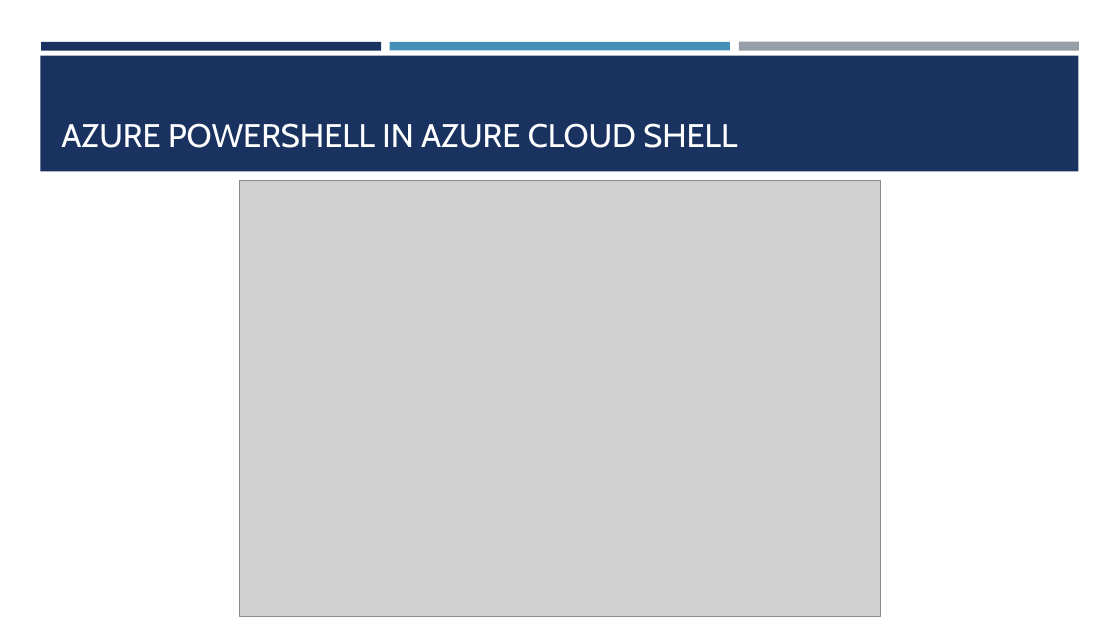
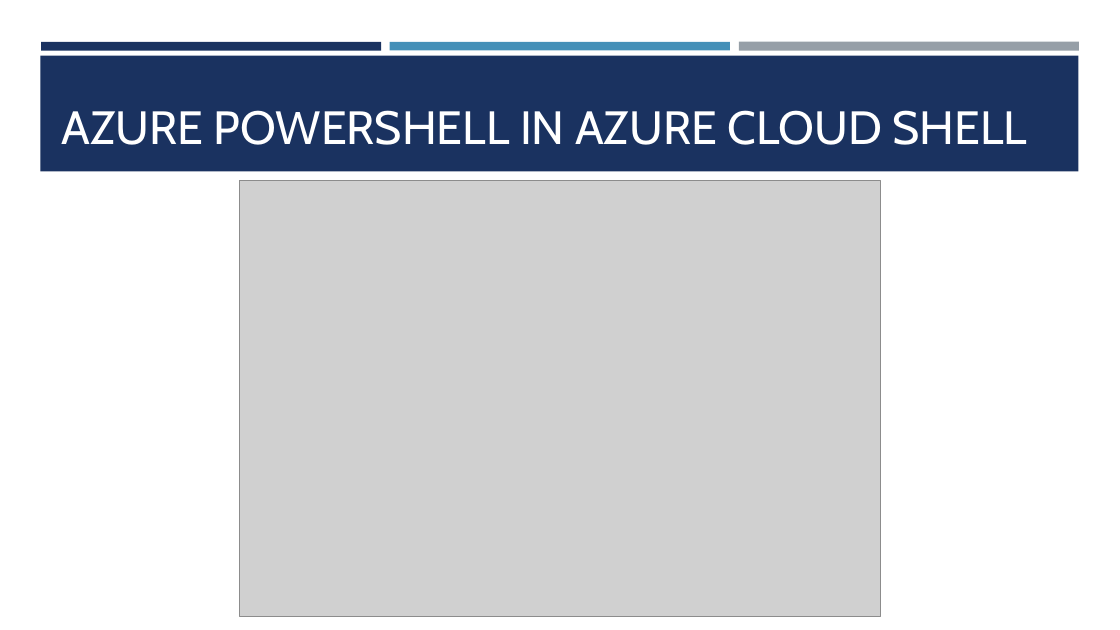
Before and after one commit to timothywarner/summer2019, a slide deck: slide 6 of psh on the river 2019/warner-az-commands-2019.pptx (slide 5 before the commit). Drawn at 1120x630 pixels with LibreOffice and Linux fonts; fonts in the diff are those of the drawing; grey boxes stand for pictures; background and template pictures are left out. Boxes give left, top, right and bottom in pixels: in the first picture for what was removed or moved away, otherwise in the second. Text is boxed around its words. In the diff, an @@ line names an element or a change of style, - is before the commit and + after.

```diff
--- a/psh on the river 2019/warner-az-commands-2019.pptx
+++ b/psh on the river 2019/warner-az-commands-2019.pptx
@@ title "AZURE POWERSHELL IN AZURE CLOUD ..." at bbox=[61, 110, 1028, 145]: size 28 to 40 pt @@
```
Also in this commit, not shown: 1 other slide changed, 1 slide added, 2 other files.
